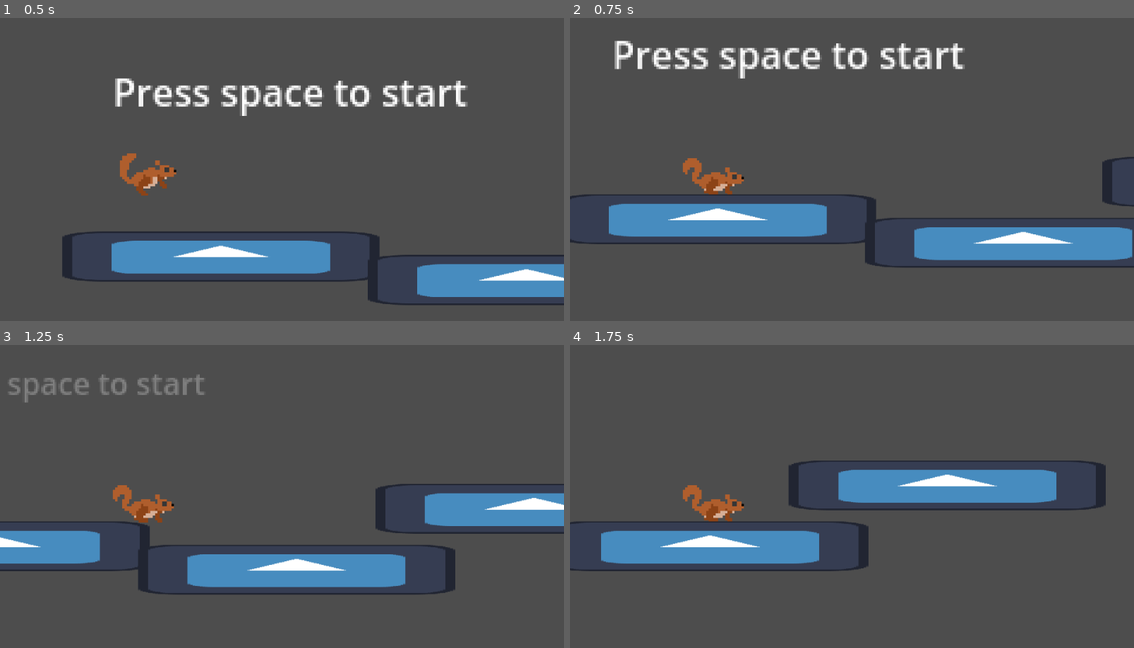
Above: before the commit, frames 1-4 (two rows, left to right).
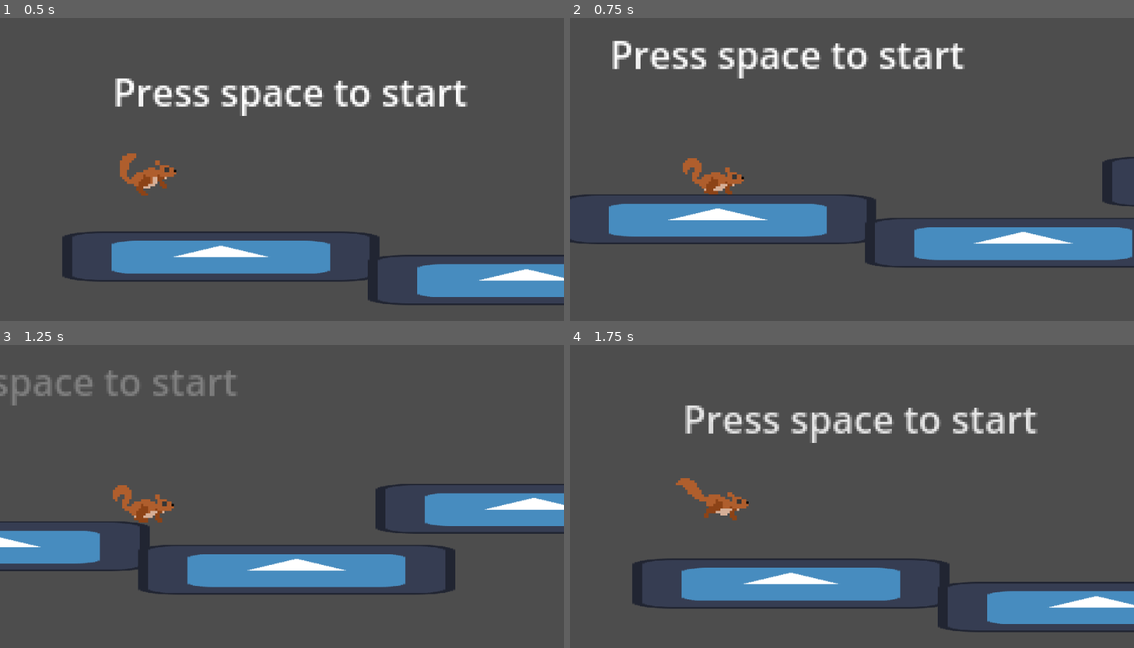
Above: after the commit, the same moments.

Repository: JuJuz1/Glide-the-fire
Game: Godot game, scene res://scenes/World.tscn
Same seed, same stepped clock (60 frames per second), same inputs: the game is played once before the commit and once after it. The engine's default icon, where the game draws it, is replaced by a stand-in: a white triangle on a blue panel in a dark square.
Inputs:
- Up to frame 1 (0.5 s): no input
- Up to frame 2 (0.75 s): tap Space (interact) at 0.5 s; hold Space (interact) from 0.53 s (still down)
- Up to frame 3 (1.25 s): keep holding Space (interact)
- Up to frame 4 (1.75 s): release Space (interact) at 1.28 s; tap Space (interact) at 1.35 s

Frame 1 is identical in both runs. In frame 2, 1.2% of the frame differs, in the area x 7-58%, y 7-20%; in frame 3, 1.2%; in frame 4, 22%, in the area x 0-100%, y 19-95%.

Commit message:
Restarting the game, bush debugging

Diff:
--- a/project.godot
+++ b/project.godot
@@ -11,19 +11,26 @@
 [application]
 
 config/name="Glide the fire"
-run/main_scene="res://scenes/World.tscn"
+run/main_scene="res://scenes/world.tscn"
 config/features=PackedStringArray("4.3", "Forward Plus")
 config/icon="res://graphics/icon.svg"
+boot_splash/stretch/scale_mode="fractional"
+boot_splash/size/mode=0
+boot_splash/size/borderless=false
 
 [autoload]
 
-GameManager="res://scripts/game_manager.gd"
+GameManager="*res://scripts/game_manager.gd"
 
 [display]
 
 window/size/viewport_width=960
 window/size/viewport_height=540
 window/stretch/scale_mode="integer"
+
+[global_group]
+
+collision="All collisionshapes that need to be initialized when respawning"
 
 [input]
 
--- a/scenes/World.tscn
+++ b/scenes/World.tscn
@@ -1,8 +1,9 @@
-[gd_scene load_steps=5 format=3 uid="uid://bjdhlac7dut2t"]
+[gd_scene load_steps=6 format=3 uid="uid://bjdhlac7dut2t"]
 
 [ext_resource type="Script" path="res://scripts/ui.gd" id="1_7gref"]
 [ext_resource type="PackedScene" uid="uid://4oxacnipp3cb" path="res://scenes/player.tscn" id="1_e68gs"]
 [ext_resource type="Texture2D" uid="uid://cflafbysfr30m" path="res://graphics/icon.svg" id="2_cfnnw"]
+[ext_resource type="PackedScene" uid="uid://c4bggrhla46rv" path="res://scenes/bush.tscn" id="4_n8bdv"]
 
 [sub_resource type="RectangleShape2D" id="RectangleShape2D_4pkku"]
 size = Vector2(135, 20)
@@ -10,7 +11,6 @@
 [node name="World" type="Node2D"]
 
 [node name="UI" type="Control" parent="."]
-unique_name_in_owner = true
 layout_mode = 3
 anchors_preset = 0
 offset_left = -128.0
@@ -30,7 +30,6 @@
 text = "Press space to start"
 
 [node name="Player" parent="." instance=ExtResource("1_e68gs")]
-unique_name_in_owner = true
 process_mode = 4
 position = Vector2(-12, -41)
 
@@ -63,3 +62,6 @@
 
 [node name="CollisionShape2D" type="CollisionShape2D" parent="StaticBody2D3"]
 shape = SubResource("RectangleShape2D_4pkku")
+
+[node name="Bush" parent="." instance=ExtResource("4_n8bdv")]
+position = Vector2(155, -16)
--- /dev/null
+++ b/scenes/bush.gd
@@ -0,0 +1,21 @@
+extends Node2D
+
+signal player_death
+
+# Called when the node enters the scene tree for the first time.
+# Connect signal to game_manager
+func _ready():
+	player_death.connect(GameManager._on_player_death)
+
+
+func _on_area_2d_bush_body_entered(_body):
+	print_debug("signal")
+	player_death.emit()
+	# For some reason detects collision twice
+	$Area2DBush/CollisionBush.set_deferred("disabled", true)
+
+
+func _on_area_2d_glide_body_entered(body):
+	if body is Player:
+		if body.gliding == true:
+			body.velocity.y += -200.0
--- /dev/null
+++ b/scenes/bush.tscn
@@ -0,0 +1,33 @@
+[gd_scene load_steps=4 format=3 uid="uid://c4bggrhla46rv"]
+
+[ext_resource type="Script" path="res://scenes/bush.gd" id="1_o6qok"]
+
+[sub_resource type="CapsuleShape2D" id="CapsuleShape2D_bigwh"]
+radius = 24.0
+height = 56.0
+
+[sub_resource type="CapsuleShape2D" id="CapsuleShape2D_6ow7p"]
+radius = 18.0
+height = 58.0
+
+[node name="Bush" type="Node2D"]
+script = ExtResource("1_o6qok")
+
+[node name="Area2DBush" type="Area2D" parent="."]
+position = Vector2(6, -6)
+collision_layer = 0
+collision_mask = 2
+
+[node name="CollisionBush" type="CollisionShape2D" parent="Area2DBush" groups=["collision"]]
+rotation = 1.57079
+shape = SubResource("CapsuleShape2D_bigwh")
+
+[node name="Area2DGlide" type="Area2D" parent="."]
+position = Vector2(7, -119)
+
+[node name="CollisionGlide" type="CollisionShape2D" parent="Area2DGlide" groups=["collision"]]
+scale = Vector2(1.18482, 1.18482)
+shape = SubResource("CapsuleShape2D_6ow7p")
+
+[connection signal="body_entered" from="Area2DBush" to="." method="_on_area_2d_bush_body_entered"]
+[connection signal="body_entered" from="Area2DGlide" to="." method="_on_area_2d_glide_body_entered"]
--- a/scenes/player.tscn
+++ b/scenes/player.tscn
@@ -62,6 +62,7 @@
 }]
 
 [node name="Player" type="CharacterBody2D"]
+collision_layer = 2
 script = ExtResource("1_t1bgp")
 
 [node name="CollisionShape2D" type="CollisionShape2D" parent="."]
--- a/scripts/game_manager.gd
+++ b/scripts/game_manager.gd
@@ -1,19 +1,18 @@
+## Game manager
 extends Node
 
 ## UI node and player
-var interface = null
-var player = null
+var interface : Control = null
+var player : CharacterBody2D = null
 
-
-# Called when the node enters the scene tree for the first time.
 func _ready():
 	# Set process mode to always, used for e.g. pausing the game
 	self.process_mode = Node.PROCESS_MODE_ALWAYS
-	interface = get_node("/root/World/%UI")
-	player = get_node("/root/World/%Player")
+	interface = get_node("/root/World/UI")
+	player = get_node("/root/World/Player")
 
 
-# Check for input
+## Check for input
 func _input(_event):
 	# PC escape
 	if Input.is_action_just_pressed("pause") and player.process_mode == Node.PROCESS_MODE_INHERIT:
@@ -26,3 +25,21 @@
 		if player.process_mode == Node.PROCESS_MODE_DISABLED:
 			player.process_mode = Node.PROCESS_MODE_INHERIT
 			interface.remove_start()
+
+
+## When the player dies
+func _on_player_death():
+	# Position the player to the starting position and initialize all pickables, reset picked up items and collisionshapes
+	#get_tree().call_group("collision", set_collision_true) for a better solution later
+	var collisions = get_tree().get_nodes_in_group("collision")
+	for collisionshape in collisions:
+		collisionshape.set_deferred("disabled", false)
+
+	player.position = player.starting_position
+	player.process_mode = Node.PROCESS_MODE_DISABLED
+	interface.initialize_start()
+
+
+func _process(_delta):
+	#print(str(player.process_mode))
+	pass
--- a/scripts/player.gd
+++ b/scripts/player.gd
@@ -1,25 +1,30 @@
 ## Player character
-
 extends CharacterBody2D
+class_name Player
 
 ## Speed
-const SPEED = 8000.0
+const SPEED : int = 8000
 ## Jump height and scale for the gravity
-const JUMP_VELOCITY = -300.0
-const GRAVITY_SCALE = 0.8
+const JUMP_VELOCITY : int = -300
+const GRAVITY_SCALE : float = 0.8
 ## Constant gravity when gliding
-const GRAVITY_GLIDE = 3000.0
+const GRAVITY_GLIDE : int = 3000
 
-@onready var animation = $AnimatedSprite2D
+@onready var animation : AnimatedSprite2D = $AnimatedSprite2D
 
+var starting_position : Vector2 = Vector2(0, 0)
+var gliding : bool = false
 
 func _ready():
 	#animation.flip_h = true
+	starting_position = self.global_position
 	pass
 
 
 ## Movement processing
 func _physics_process(delta):
+	gliding = false
+
 	# Add the gravity
 	if not is_on_floor():
 		velocity.y += get_gravity().y * delta * GRAVITY_SCALE
@@ -41,6 +46,7 @@
 	# Gliding
 	if Input.is_action_pressed("interact") and not is_on_floor() and velocity.y > 0:
 		velocity.y = GRAVITY_GLIDE * delta
+		gliding = true
 
 	# Check if player is stuck
 	if velocity.x == 0:
--- a/scripts/ui.gd
+++ b/scripts/ui.gd
@@ -5,14 +5,22 @@
 ## Pause menu panel
 #var pause_menu : Control = null
 
-# Called when the node enters the scene tree for the first time.
 func _ready():
 	#pause_menu = get_node("Pause_menu")
 	pass
 
 
-# Remove start label vanishing it slowly
+## Remove start label vanishing it slowly
 func remove_start():
 	var tween = create_tween().set_trans(Tween.TRANS_CUBIC).set_ease(Tween.EASE_IN_OUT).set_parallel(true)
 	tween.tween_property($Start, "modulate:a", 0, 1.25)
-	tween.tween_property($Start, "scale", Vector2(0, 0), 2)
+	#tween.tween_property($Start, "scale", Vector2(0, 0), 2)
+
+
+## Initialize start label when respawning
+func initialize_start():
+	var tween = create_tween().set_trans(Tween.TRANS_CUBIC).set_ease(Tween.EASE_IN_OUT).set_parallel(true)
+	# Very buggy
+	tween.tween_property($Start, "modulate:a", 1, 0.3)
+	#$Start.modulate.a = 1
+	#$Start.scale = Vector2(1, 1)
